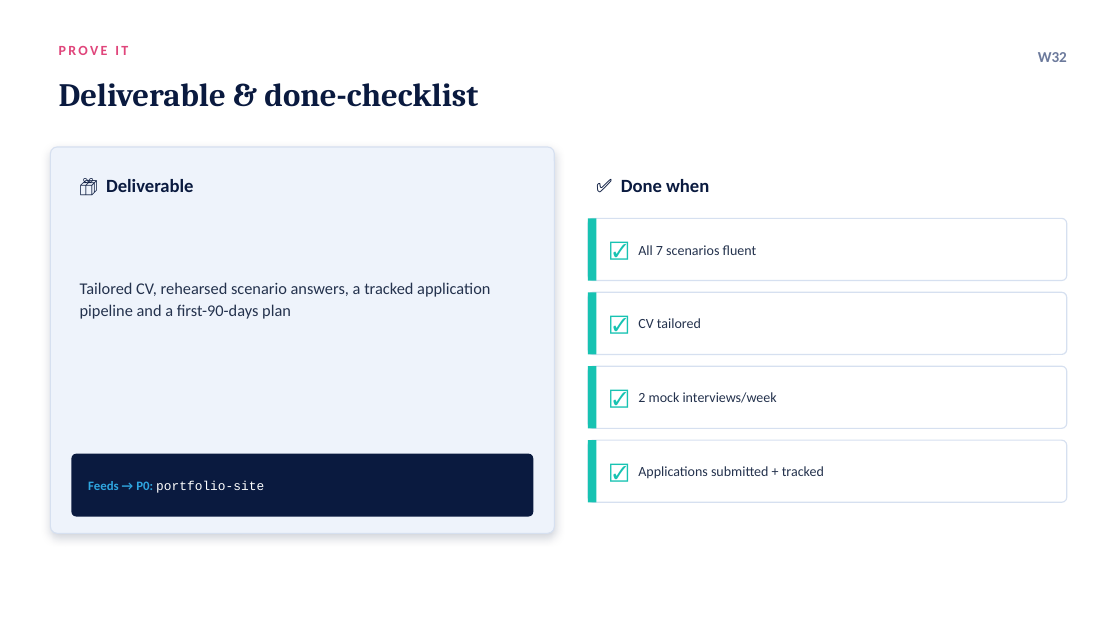
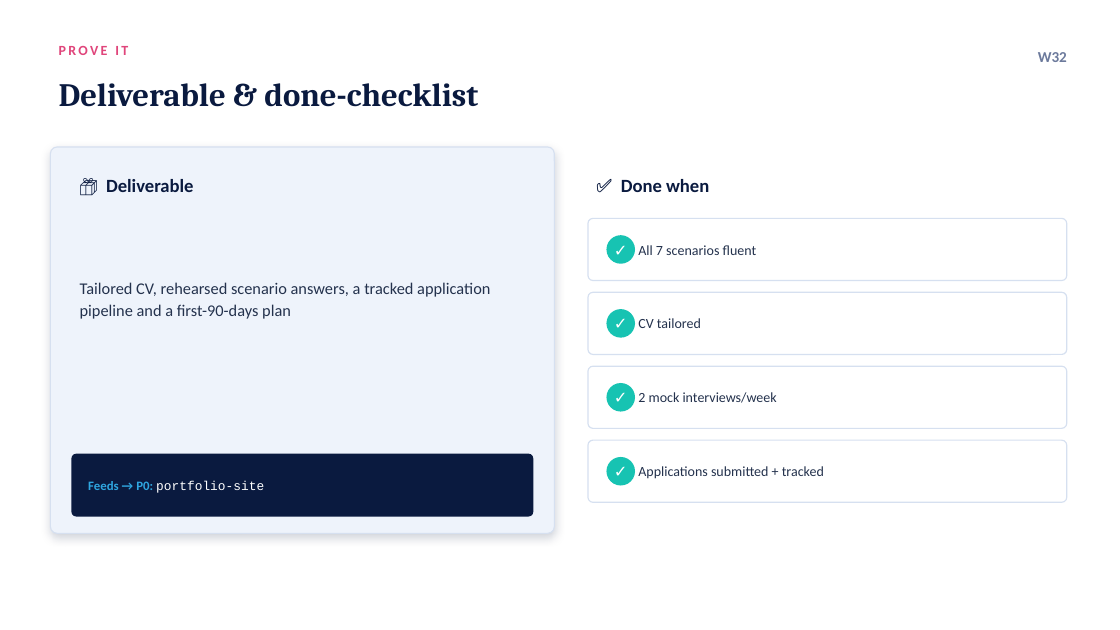
Before and after one commit to bigsteve011/Cloud-Security-IAM-Zero-to-Hero, a slide deck: slide 7 of Month-09-Portfolio-Positioning-and-Job-Search/Week-32-Interviews-Search/W32_Interviews_Search.pptx. Drawn at 1120x630 pixels with LibreOffice and Linux fonts; fonts in the diff are those of the drawing. Boxes give left, top, right and bottom in pixels: in the first picture for what was removed or moved away, otherwise in the second. Text is boxed around its words. In the diff, an @@ line names an element or a change of style, - is before the commit and + after.

Commit message:
Polish all 32 session decks: cleaner cards, aligned bullets, fix final-week closing
- Replace left accent stripes on concept and checklist cards with
  accent dots / check-circles (edge stripes read as AI-generated filler)
- Tighten concept-card height and vertically center the block
- Align project-slide bullet dots with their text
- Final week (32) closing now reads 'Program complete → job-ready'
  instead of pointing to a non-existent Week 33

```diff
--- a/Month-09-Portfolio-Positioning-and-Job-Search/Week-32-Interviews-Search/W32_Interviews_Search.pptx
+++ b/Month-09-Portfolio-Positioning-and-Job-Search/Week-32-Interviews-Search/W32_Interviews_Search.pptx
@@ text at (607, 235, 635, 264): text changed; size 16 to 14 pt; text colour #17C3B2 to #FFFFFF; bold on @@
-☑
+✓
@@ ellipse: place and size @@
-ellipse at (588, 218, 597, 281)
+ellipse at (607, 235, 635, 264)
@@ text at (607, 309, 635, 338): text changed; size 16 to 14 pt; text colour #17C3B2 to #FFFFFF; bold on @@
-☑
+✓
@@ ellipse: place and size @@
-ellipse at (588, 292, 597, 355)
+ellipse at (607, 309, 635, 338)
@@ text at (607, 383, 635, 412): text changed; size 16 to 14 pt; text colour #17C3B2 to #FFFFFF; bold on @@
-☑
+✓
@@ rectangle to ellipse in 4 elements at (607, 235, 635, 264), (607, 309, 635, 338), (607, 457, 635, 486), (607, 383, 635, 412) @@
@@ ellipse: place and size @@
-ellipse at (588, 366, 597, 429)
+ellipse at (607, 383, 635, 412)
@@ text at (607, 457, 635, 486): text changed; size 16 to 14 pt; text colour #17C3B2 to #FFFFFF; bold on @@
-☑
+✓
@@ ellipse: place and size @@
-ellipse at (588, 440, 597, 502)
+ellipse at (607, 457, 635, 486)
```
Also in this commit, not shown: 3 other slides changed, 31 other files.
